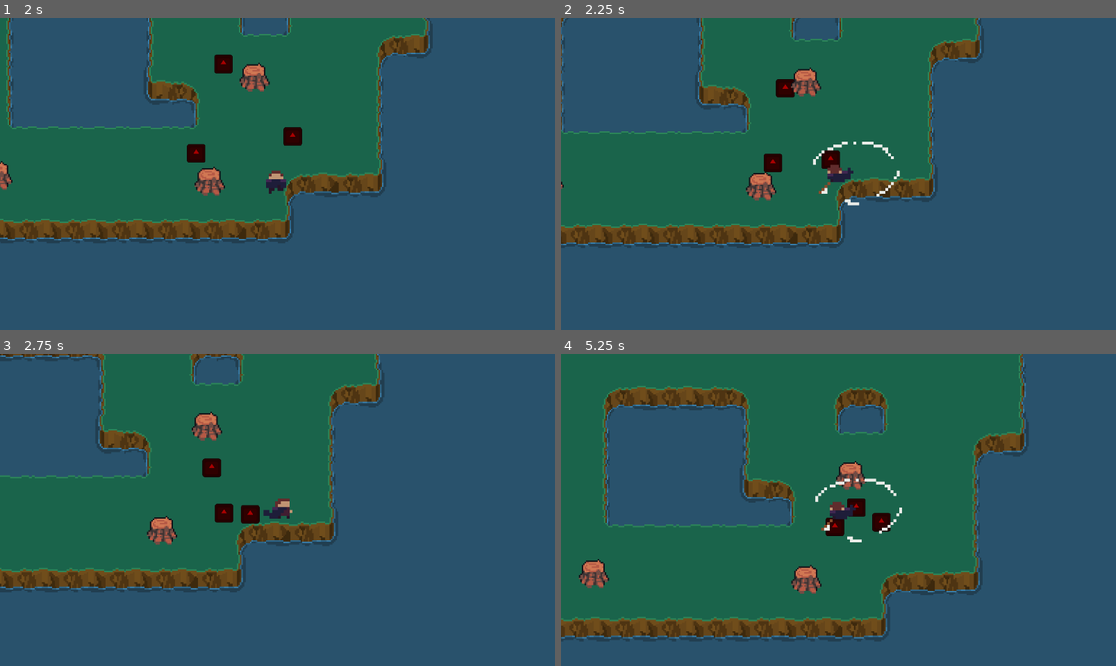
Above: before the commit, frames 1-4 (two rows, left to right).
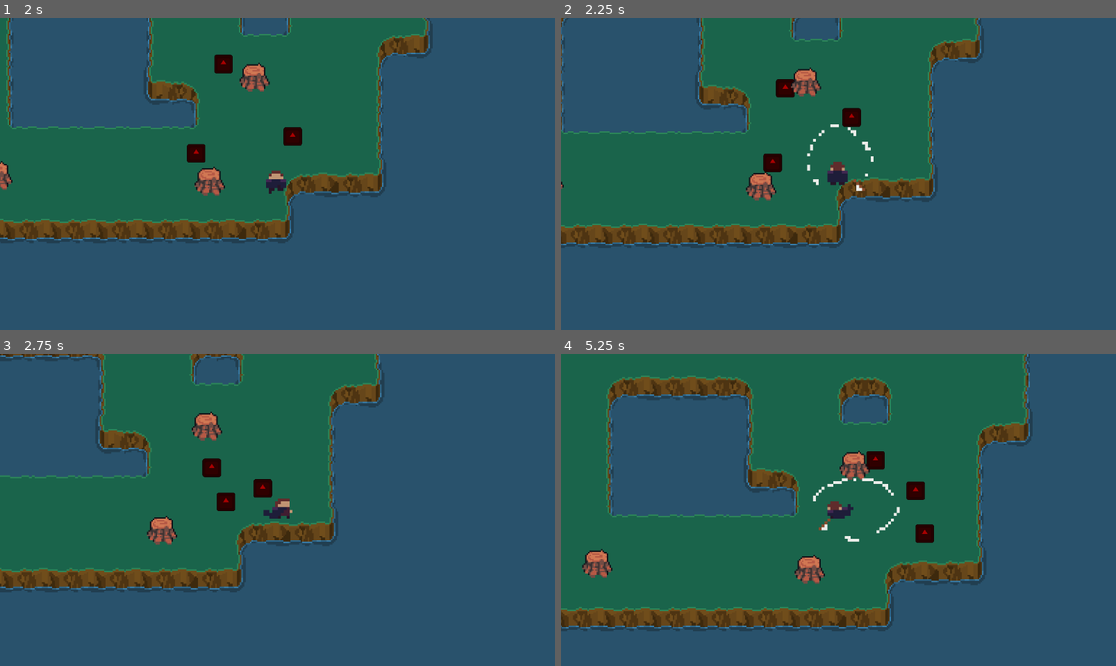
Above: after the commit, the same moments.

Repository: Nademtis/2D-MeleeCombat-and-pathfinding
Game: Godot game, scene res://main.tscn
Two runs of this game, one before a commit and one after it. Both use one fixed random seed, a clock stepped at 60 frames per second and the inputs below. The engine's default icon, where the game draws it, is replaced by a stand-in: a white triangle on a blue panel in a dark square.
Inputs (mouse positions are in pixels of both pictures, inside the frame that each line leads up to):
- Up to frame 1 (2 s): move the mouse to (399, 158) at 0.52 s; press the mouse at (399, 158) at 0.53 s; hold D (right) 0.53-1.28 s; right-click (399, 158) at 0.8 s; move the mouse to (166, 189) at 1.27 s; release the mouse at (166, 189) at 1.28 s; hold S (down) from 1.28 s (still down); right-click (166, 189) at 1.35 s; click (166, 189) at 1.55 s
- Up to frame 2 (2.25 s): move the mouse to (894, 105) at 2.02 s; release S (down) at 2.03 s; press the mouse at (894, 105) at 2.03 s; hold D (right) from 2.03 s (still down)
- Up to frame 3 (2.75 s): keep holding D (right); right-click (333, 441) at 2.3 s
- Up to frame 4 (5.25 s): move the mouse to (810, 572) at 2.77 s; release D (right) at 2.78 s; release the mouse at (810, 572) at 2.78 s; hold W (up) 2.78-3.53 s; right-click (810, 572) at 2.85 s; click (810, 572) at 3.05 s; move the mouse to (1005, 556) at 3.52 s; press the mouse at (1005, 556) at 3.53 s; hold Left (left) 3.53-5.03 s; right-click (1005, 556) at 3.8 s; move the mouse to (672, 463) at 4.27 s; release the mouse at (672, 463) at 4.28 s; right-click (672, 463) at 4.35 s; click (672, 463) at 4.55 s; move the mouse to (866, 510) at 5.02 s; press the mouse at (866, 510) at 5.03 s; hold S (down) from 5.03 s (still down)

Frame 1 is identical in both runs. In frame 2, 0.9% of the frame differs, in the area x 36-62%, y 19-61%; in frame 3, 0.7%; in frame 4, 18%, in the area x 0-85%, y 0-92%.

Commit message:
attack system almost done, only missing cooldown and combo

Diff:
--- a/game/enemy/enemy.gd
+++ b/game/enemy/enemy.gd
@@ -6,7 +6,7 @@
 var should_walk = false
 @export var should_chase_debug = true
 
-# Knockback variables
+# Knockback variablesd
 @export var knockback_duration: float = 0.05
 var knockback_force: Vector2 = Vector2.ZERO
 var knockback_timer: float = 0.0
@@ -19,6 +19,7 @@
 	speed = randi_range(speed - 10 ,speed + 10)
 
 func take_damage():
+	print("enemy hit")
 	set_velocity(Vector2.ZERO)
 
 	# Apply knockback away from the player
--- a/game/player/attack.gd
+++ b/game/player/attack.gd
@@ -10,21 +10,22 @@
 #TODO not used currently
 
 func initialize(is_attack_right: bool) -> void:
-	attack_right = is_attack_right
+	pass
+	#attack_right = is_attack_right
 
-func _ready() -> void:
+#func _ready() -> void:
+	##if attack_right:
+		##animation_player.play("attack_R")
+	##else:
+		##animation_player.play("attack_L")
+		##
 	#if attack_right:
-		#animation_player.play("attack_R")
+		#sprite_2d.flip_h = false
+		##animation_player2.play("attack")
 	#else:
-		#animation_player.play("attack_L")
+		#sprite_2d.flip_h = true
+		##animation_player2.play("attack")
 		#
-	if attack_right:
-		sprite_2d.flip_h = false
-		animation_player2.play("attack")
-	else:
-		sprite_2d.flip_h = true
-		animation_player2.play("attack")
-
 
 
 #TODO IF HIT --> object take damage --> kill this
--- a/game/player/attack.tscn
+++ b/game/player/attack.tscn
@@ -3,7 +3,6 @@
 [ext_resource type="Script" path="res://player/attack.gd" id="1_adh8c"]
 [ext_resource type="Texture2D" uid="uid://dryhsj3u2nonq" path="res://assets/player/axe_attack_1.png" id="1_h2dbb"]
 [ext_resource type="Texture2D" uid="uid://cxjwq87qs2bxh" path="res://assets/player/idle_down.png" id="3_n44ke"]
-[ext_resource type="Texture2D" uid="uid://bsfotebtfx7t6" path="res://assets/player/attack/attack_anim.png" id="4_k660l"]
 
 [sub_resource type="Animation" id="Animation_ayq74"]
 length = 0.001
@@ -205,6 +204,9 @@
 "attack_R": SubResource("Animation_w3xfp")
 }
 
+[sub_resource type="CompressedTexture2D" id="CompressedTexture2D_fpu1e"]
+load_path = "res://.godot/imported/attack_anim.png-3e1ca390ac15ffef5c65b72b1e4926cd.ctex"
+
 [sub_resource type="Animation" id="Animation_6l0ao"]
 length = 0.001
 tracks/0/type = "value"
@@ -334,7 +336,6 @@
 }
 
 [node name="attack" type="Node2D"]
-visible = false
 script = ExtResource("1_adh8c")
 
 [node name="Sprite2D_old_axe" type="Sprite2D" parent="."]
@@ -360,7 +361,6 @@
 disabled = true
 
 [node name="DEBUG KILL THIS" type="Sprite2D" parent="."]
-visible = false
 position = Vector2(1, -8)
 scale = Vector2(2, 2)
 texture = ExtResource("3_n44ke")
@@ -372,7 +372,7 @@
 visible = false
 position = Vector2(0, -18)
 scale = Vector2(2, 2)
-texture = ExtResource("4_k660l")
+texture = SubResource("CompressedTexture2D_fpu1e")
 flip_h = true
 hframes = 5
 frame = 1
--- a/game/player/player.tscn
+++ b/game/player/player.tscn
@@ -1,15 +1,35 @@
-[gd_scene load_steps=63 format=3 uid="uid://bgcsvqqyjw1qp"]
+[gd_scene load_steps=83 format=3 uid="uid://bgcsvqqyjw1qp"]
 
 [ext_resource type="Script" path="res://player/scripts/player.gd" id="1_f8ifd"]
+[ext_resource type="Texture2D" uid="uid://dvsn5iwwoeton" path="res://assets/player/attack/attack1_down.png" id="2_3cqs7"]
 [ext_resource type="Texture2D" uid="uid://desg3o7q04vpg" path="res://assets/player/attack/attack_1_left.png" id="3_8hlk6"]
 [ext_resource type="Texture2D" uid="uid://cxjwq87qs2bxh" path="res://assets/player/idle_down.png" id="3_kr74e"]
 [ext_resource type="Texture2D" uid="uid://brmkfhpbgvrnd" path="res://assets/player/attack/attack_1_right.png" id="3_s4nyg"]
 [ext_resource type="Texture2D" uid="uid://bwtx4ep8cwarv" path="res://assets/player/attack/attack_2_right.png" id="4_2dj8s"]
 [ext_resource type="Texture2D" uid="uid://lna1kohtapwr" path="res://assets/player/walk_left.png" id="4_8jtpt"]
 [ext_resource type="Texture2D" uid="uid://dsrt8v041grvw" path="res://assets/player/walk_down.png" id="4_xb4ml"]
+[ext_resource type="Texture2D" uid="uid://dntyqeekns2oa" path="res://assets/player/attack/attack1_up.png" id="5_6hjyw"]
 [ext_resource type="Texture2D" uid="uid://yyovrvge7xtn" path="res://assets/player/walk_right.png" id="5_bc13y"]
 [ext_resource type="Texture2D" uid="uid://2a0b4k3hjhbd" path="res://assets/player/attack/attack_2_left.png" id="5_owtmk"]
+[ext_resource type="Texture2D" uid="uid://cdf4mbo5o6ymc" path="res://assets/player/attack/attack2_down.png" id="6_013ei"]
 [ext_resource type="Texture2D" uid="uid://b6ug3j0f7bisk" path="res://assets/player/walk_up.png" id="7_8ppyk"]
+[ext_resource type="Texture2D" uid="uid://bndvh0o6velsx" path="res://assets/player/attack/attack2_up.png" id="9_ybgkb"]
+
+[sub_resource type="AtlasTexture" id="AtlasTexture_oexnc"]
+atlas = ExtResource("2_3cqs7")
+region = Rect2(0, 0, 64, 64)
+
+[sub_resource type="AtlasTexture" id="AtlasTexture_x6epy"]
+atlas = ExtResource("2_3cqs7")
+region = Rect2(64, 0, 64, 64)
+
+[sub_resource type="AtlasTexture" id="AtlasTexture_6dyj8"]
+atlas = ExtResource("2_3cqs7")
+region = Rect2(128, 0, 64, 64)
+
+[sub_resource type="AtlasTexture" id="AtlasTexture_4ilhr"]
+atlas = ExtResource("2_3cqs7")
+region = Rect2(192, 0, 64, 64)
 
 [sub_resource type="AtlasTexture" id="AtlasTexture_wtsjt"]
 atlas = ExtResource("3_8hlk6")
@@ -43,6 +63,38 @@
 atlas = ExtResource("3_s4nyg")
 region = Rect2(192, 0, 64, 64)
 
+[sub_resource type="AtlasTexture" id="AtlasTexture_sq3f0"]
+atlas = ExtResource("5_6hjyw")
+region = Rect2(0, 0, 64, 64)
+
+[sub_resource type="AtlasTexture" id="AtlasTexture_6n86y"]
+atlas = ExtResource("5_6hjyw")
+region = Rect2(64, 0, 64, 64)
+
+[sub_resource type="AtlasTexture" id="AtlasTexture_es87s"]
+atlas = ExtResource("5_6hjyw")
+region = Rect2(128, 0, 64, 64)
+
+[sub_resource type="AtlasTexture" id="AtlasTexture_lthbw"]
+atlas = ExtResource("5_6hjyw")
+region = Rect2(192, 0, 64, 64)
+
+[sub_resource type="AtlasTexture" id="AtlasTexture_4p65j"]
+atlas = ExtResource("6_013ei")
+region = Rect2(0, 0, 64, 64)
+
+[sub_resource type="AtlasTexture" id="AtlasTexture_gsdh4"]
+atlas = ExtResource("6_013ei")
+region = Rect2(64, 0, 64, 64)
+
+[sub_resource type="AtlasTexture" id="AtlasTexture_snb64"]
+atlas = ExtResource("6_013ei")
+region = Rect2(128, 0, 64, 64)
+
+[sub_resource type="AtlasTexture" id="AtlasTexture_g2pqq"]
+atlas = ExtResource("6_013ei")
+region = Rect2(192, 0, 64, 64)
+
 [sub_resource type="AtlasTexture" id="AtlasTexture_d0lek"]
 atlas = ExtResource("5_owtmk")
 region = Rect2(0, 0, 64, 64)
@@ -73,6 +125,22 @@
 
 [sub_resource type="AtlasTexture" id="AtlasTexture_e1vie"]
 atlas = ExtResource("4_2dj8s")
+region = Rect2(192, 0, 64, 64)
+
+[sub_resource type="AtlasTexture" id="AtlasTexture_fni2t"]
+atlas = ExtResource("9_ybgkb")
+region = Rect2(0, 0, 64, 64)
+
+[sub_resource type="AtlasTexture" id="AtlasTexture_y0jqs"]
+atlas = ExtResource("9_ybgkb")
+region = Rect2(64, 0, 64, 64)
+
+[sub_resource type="AtlasTexture" id="AtlasTexture_xhg3s"]
+atlas = ExtResource("9_ybgkb")
+region = Rect2(128, 0, 64, 64)
+
+[sub_resource type="AtlasTexture" id="AtlasTexture_6plbd"]
+atlas = ExtResource("9_ybgkb")
 region = Rect2(192, 0, 64, 64)
 
 [sub_resource type="AtlasTexture" id="AtlasTexture_ofim5"]
@@ -215,6 +283,23 @@
 animations = [{
 "frames": [{
 "duration": 1.0,
+"texture": SubResource("AtlasTexture_oexnc")
+}, {
+"duration": 1.0,
+"texture": SubResource("AtlasTexture_x6epy")
+}, {
+"duration": 1.0,
+"texture": SubResource("AtlasTexture_6dyj8")
+}, {
+"duration": 1.0,
+"texture": SubResource("AtlasTexture_4ilhr")
+}],
+"loop": false,
+"name": &"attack_1_down",
+"speed": 12.0
+}, {
+"frames": [{
+"duration": 1.0,
 "texture": SubResource("AtlasTexture_wtsjt")
 }, {
 "duration": 1.0,
@@ -249,6 +334,40 @@
 }, {
 "frames": [{
 "duration": 1.0,
+"texture": SubResource("AtlasTexture_sq3f0")
+}, {
+"duration": 1.0,
+"texture": SubResource("AtlasTexture_6n86y")
+}, {
+"duration": 1.0,
+"texture": SubResource("AtlasTexture_es87s")
+}, {
+"duration": 1.0,
+"texture": SubResource("AtlasTexture_lthbw")
+}],
+"loop": false,
+"name": &"attack_1_up",
+"speed": 12.0
+}, {
+"frames": [{
+"duration": 1.0,
+"texture": SubResource("AtlasTexture_4p65j")
+}, {
+"duration": 1.0,
+"texture": SubResource("AtlasTexture_gsdh4")
+}, {
+"duration": 1.0,
+"texture": SubResource("AtlasTexture_snb64")
+}, {
+"duration": 1.0,
+"texture": SubResource("AtlasTexture_g2pqq")
+}],
+"loop": false,
+"name": &"attack_2_down",
+"speed": 12.0
+}, {
+"frames": [{
+"duration": 1.0,
 "texture": SubResource("AtlasTexture_d0lek")
 }, {
 "duration": 1.0,
@@ -279,6 +398,23 @@
 }],
 "loop": false,
 "name": &"attack_2_right",
+"speed": 12.0
+}, {
+"frames": [{
+"duration": 1.0,
+"texture": SubResource("AtlasTexture_fni2t")
+}, {
+"duration": 1.0,
+"texture": SubResource("AtlasTexture_y0jqs")
+}, {
+"duration": 1.0,
+"texture": SubResource("AtlasTexture_xhg3s")
+}, {
+"duration": 1.0,
+"texture": SubResource("AtlasTexture_6plbd")
+}],
+"loop": false,
+"name": &"attack_2_up",
 "speed": 12.0
 }, {
 "frames": [{
@@ -428,11 +564,47 @@
 z_index = 1
 scale = Vector2(2, 2)
 sprite_frames = SubResource("SpriteFrames_rfhv2")
-animation = &"attack_1_left"
+animation = &"attack_1_down"
 autoplay = "idle_down"
 
-[node name="CollisionShape2D" type="CollisionShape2D" parent="."]
+[node name="PlayerCollisionShape2D" type="CollisionShape2D" parent="."]
 scale = Vector2(0.5, 0.5)
 shape = SubResource("CircleShape2D_ynujc")
 
+[node name="attackHitbox" type="Node2D" parent="."]
+
+[node name="CollShapeLeft" type="Area2D" parent="attackHitbox" groups=["player_attack"]]
+visible = false
+monitoring = false
+
+[node name="collShapeLeft" type="CollisionPolygon2D" parent="attackHitbox/CollShapeLeft"]
+polygon = PackedVector2Array(-29, -24, -3, -24, 10, -15, 10, 18, -15, 26, -39, 14, -47, -9)
+disabled = true
+
+[node name="CollShapeRight" type="Area2D" parent="attackHitbox" groups=["player_attack"]]
+visible = false
+monitoring = false
+
+[node name="collShapeRight" type="CollisionPolygon2D" parent="attackHitbox/CollShapeRight"]
+scale = Vector2(-1, -1)
+polygon = PackedVector2Array(-29, -24, -3, -24, 10, -15, 10, 18, -15, 26, -39, 14, -47, -9)
+disabled = true
+
+[node name="CollShapeUp" type="Area2D" parent="attackHitbox" groups=["player_attack"]]
+visible = false
+monitoring = false
+
+[node name="collShapeUp" type="CollisionPolygon2D" parent="attackHitbox/CollShapeUp"]
+scale = Vector2(-1, -1)
+polygon = PackedVector2Array(-20, -11, 16, -7, 24, -3, 25, 18, 8, 37, -15, 33, -29, 6)
+disabled = true
+
+[node name="CollShapeDown" type="Area2D" parent="attackHitbox" groups=["player_attack"]]
+monitoring = false
+
+[node name="collShapeDown" type="CollisionPolygon2D" parent="attackHitbox/CollShapeDown"]
+position = Vector2(0, -2)
+polygon = PackedVector2Array(-18, -5, 16, -7, 23, -3, 24, 20, 4, 37, -17, 25, -23, 9)
+disabled = true
+
 [connection signal="timeout" from="attackCoolDown" to="." method="_on_attack_cool_down_timeout"]
--- a/game/player/scripts/player.gd
+++ b/game/player/scripts/player.gd
@@ -11,6 +11,10 @@
 #player attack
 var can_attack = true
 @onready var attack_cool_down: Timer = $attackCoolDown
+@onready var coll_shape_left: CollisionPolygon2D = $attackHitbox/CollShapeLeft/collShapeLeft
+@onready var coll_shape_right: CollisionPolygon2D = $attackHitbox/CollShapeRight/collShapeRight
+@onready var coll_shape_up: CollisionPolygon2D = $attackHitbox/CollShapeUp/collShapeUp
+@onready var coll_shape_down: CollisionPolygon2D = $attackHitbox/CollShapeDown/collShapeDown
 
 
 #player attack dash
@@ -30,10 +34,9 @@
 func _ready() -> void:
 	Events.connect("player_attacked", attack_dash) #TODO
 
-func _process(delta: float) -> void:
+func _process(_delta: float) -> void:
 	PlayerStats.player_position = global_position #update player position for enemies
 	anim_player()
-
 
 func _input(event: InputEvent) -> void:
 	if event.is_action_pressed("click"):
@@ -42,14 +45,12 @@
 		attack_dash(direction)
 		attack(point)
 
-
-
 func _physics_process(delta: float) -> void:
 	match movement_state:
 		MovementState.WALKING:
 			move_player(delta)
 		MovementState.ATTACKING:
-			handle_attack_dash(delta)  # New function for smooth dash
+			handle_attack_dash(delta)
 			pass
 		MovementState.DASHING:
 			pass
@@ -64,18 +65,39 @@
 	attack_dash_elapsed_time = 0.0  # Reset timer
 
 func attack(point : Vector2):
-	if point.x > global_position.x: #attack right
+	var attack_direction = get_attack_direction()
+
+	if attack_direction == "right": #attack right
+		turn_on_attack_collision("right")
 		if attack_combo_timer.is_stopped():
 			animated_sprite_2d.play("attack_1_right")
 			attack_combo_timer.start()
 		elif attack_combo_timer.time_left > 0:
 			animated_sprite_2d.play("attack_2_right")
-	else: # attack left
+
+	elif attack_direction == "left": # attack left
+		turn_on_attack_collision("left")
 		if attack_combo_timer.is_stopped():
 			animated_sprite_2d.play("attack_1_left")
 			attack_combo_timer.start()
 		elif attack_combo_timer.time_left > 0:
 			animated_sprite_2d.play("attack_2_left")
+
+	elif attack_direction == "up": # attack up
+		turn_on_attack_collision("up")
+		if attack_combo_timer.is_stopped():
+			animated_sprite_2d.play("attack_1_up")
+			attack_combo_timer.start()
+		elif attack_combo_timer.time_left > 0:
+			animated_sprite_2d.play("attack_2_up")
+
+	elif attack_direction == "down": # attack down
+		turn_on_attack_collision("down")
+		if attack_combo_timer.is_stopped():
+			animated_sprite_2d.play("attack_1_down")
+			attack_combo_timer.start()
+		elif attack_combo_timer.time_left > 0:
+			animated_sprite_2d.play("attack_2_down")
 
 	#reset timer
 	attack_cool_down.stop()
@@ -96,7 +118,7 @@
 
 func set_movement_state(new_state : MovementState):
 	var old_state: MovementState = movement_state
-	print(MovementState.keys()[new_state])
+	#print(MovementState.keys()[new_state])
 
 	match new_state:
 		MovementState.WALKING:
@@ -149,6 +171,40 @@
 	else:
 		animated_sprite_2d.play("idle_down")  # Default idle animation
 
+func get_attack_direction() -> String:
+	var mouse_pos = get_global_mouse_position()
+	var direction = (mouse_pos - global_position).normalized()
+	var angle_degrees = rad_to_deg(atan2(direction.y, direction.x))
+
+	# Normalize angle to be between 0 and 360
+	angle_degrees = fposmod(angle_degrees + 360, 360)
+
+	# Determine attack direction based on 4 quadrants
+	if angle_degrees >= 45 && angle_degrees < 135:
+		return "down"
+	elif angle_degrees >= 135 && angle_degrees < 225:
+		return "left"
+	elif angle_degrees >= 225 && angle_degrees < 315:
+		return "up"
+	else:
+		return "right"
+
+func turn_on_attack_collision(direction: String):
+	match direction:
+		"up":
+			coll_shape_up.disabled = false
+		"down":
+			coll_shape_down.disabled = false
+		"right":
+			coll_shape_right.disabled = false
+		"left":
+			coll_shape_left.disabled = false
+	await get_tree().create_timer(0.05).timeout
+	coll_shape_up.disabled = true
+	coll_shape_down.disabled = true
+	coll_shape_right.disabled = true
+	coll_shape_left.disabled = true
+
 
 func _on_attack_cool_down_timeout() -> void:
 	#attack finished - go back to walking
Binary file added: game/assets/player/attack/attack1_down.png
Not shown, changed: game/assets/player/attack/attack1_down.png.import
Binary file added: game/assets/player/attack/attack1_up.png
Not shown, added: game/assets/player/attack/attack1_up.png.import
Binary file added: game/assets/player/attack/attack2_down.png
Not shown, added: game/assets/player/attack/attack2_down.png.import
Binary file added: game/assets/player/attack/attack2_up.png
Not shown, added: game/assets/player/attack/attack2_up.png.import
Binary file removed: game/assets/player/attack/attack_anim.png
